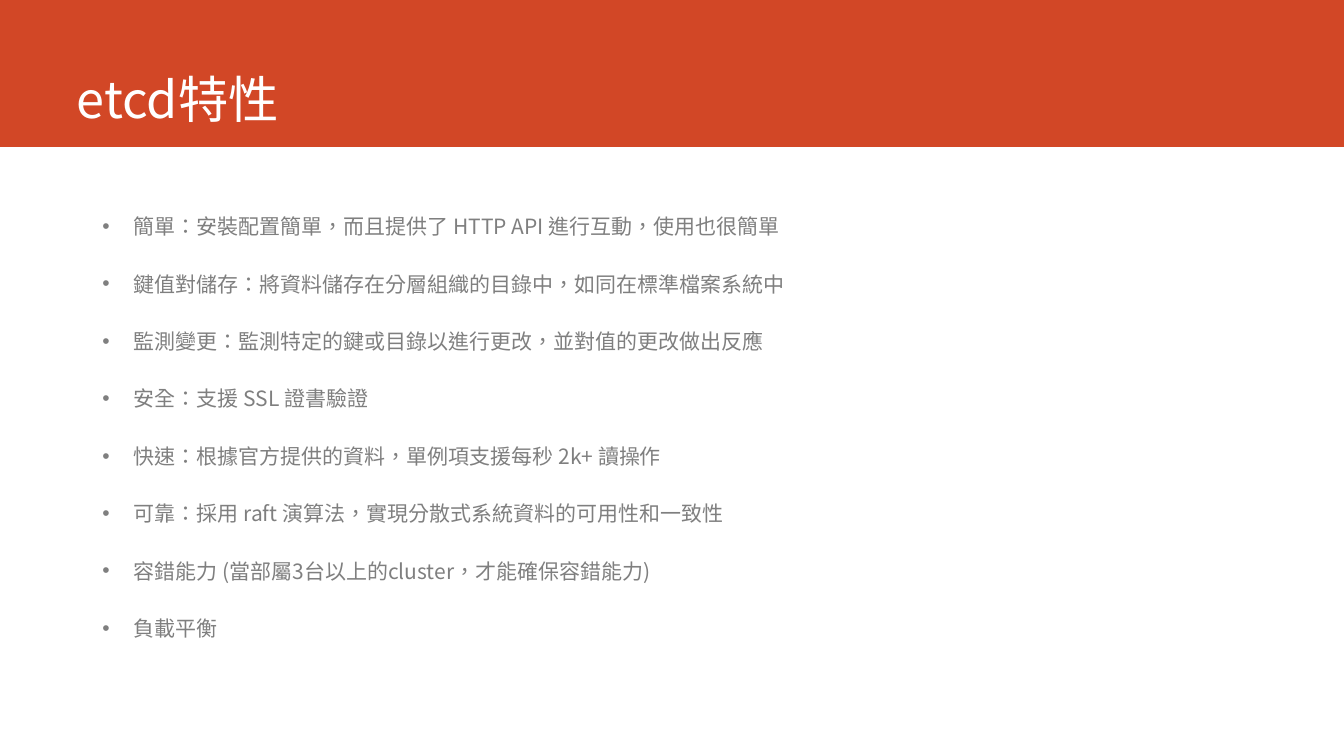
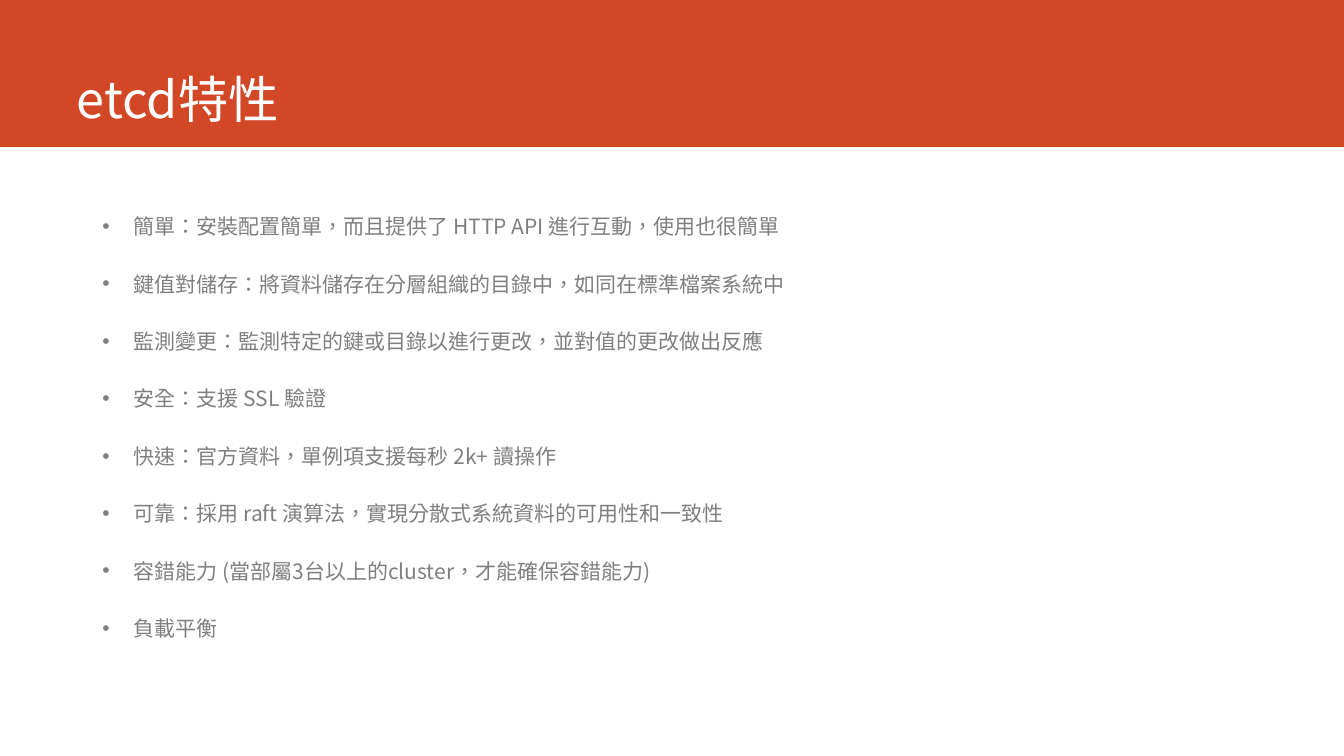
Before and after one commit to dinoliang/TemplateInfo, a slide deck: slide 7 of Reverse Proxy.ppt. Drawn at 1344x756 pixels with LibreOffice and Linux fonts; fonts in the diff are those of the drawing. Boxes give left, top, right and bottom in pixels: in the first picture for what was removed or moved away, otherwise in the second. Text is boxed around its words. In the diff, an @@ line names an element or a change of style, - is before the commit and + after.

```diff
--- a/Reverse Proxy.ppt
+++ b/Reverse Proxy.ppt
@@ text at bbox=[134, 388, 556, 466]: text changed @@
-• 安全：支援 SSL 證書驗證
-• 快速：根據官方提供的資料，單例項支援每秒 2k+ 讀操作
+• 安全：支援 SSL 驗證
+• 快速：官方資料，單例項支援每秒 2k+ 讀操作
```
Also in this commit, not shown: 2 other slides changed.
